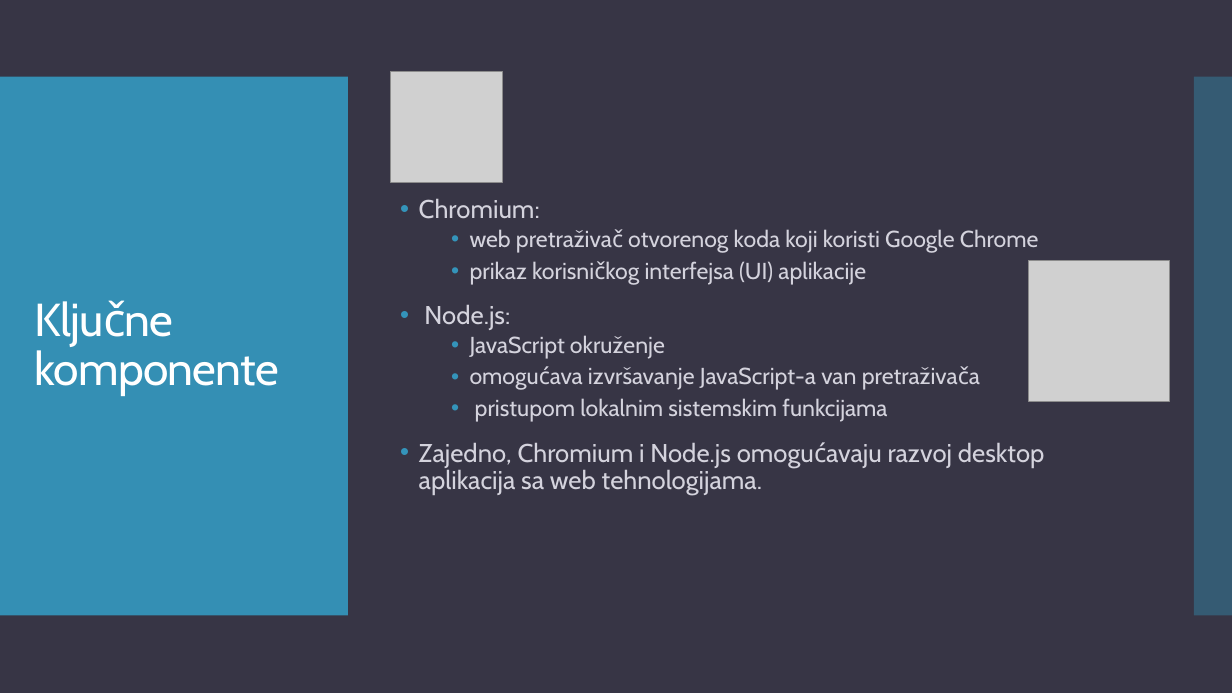
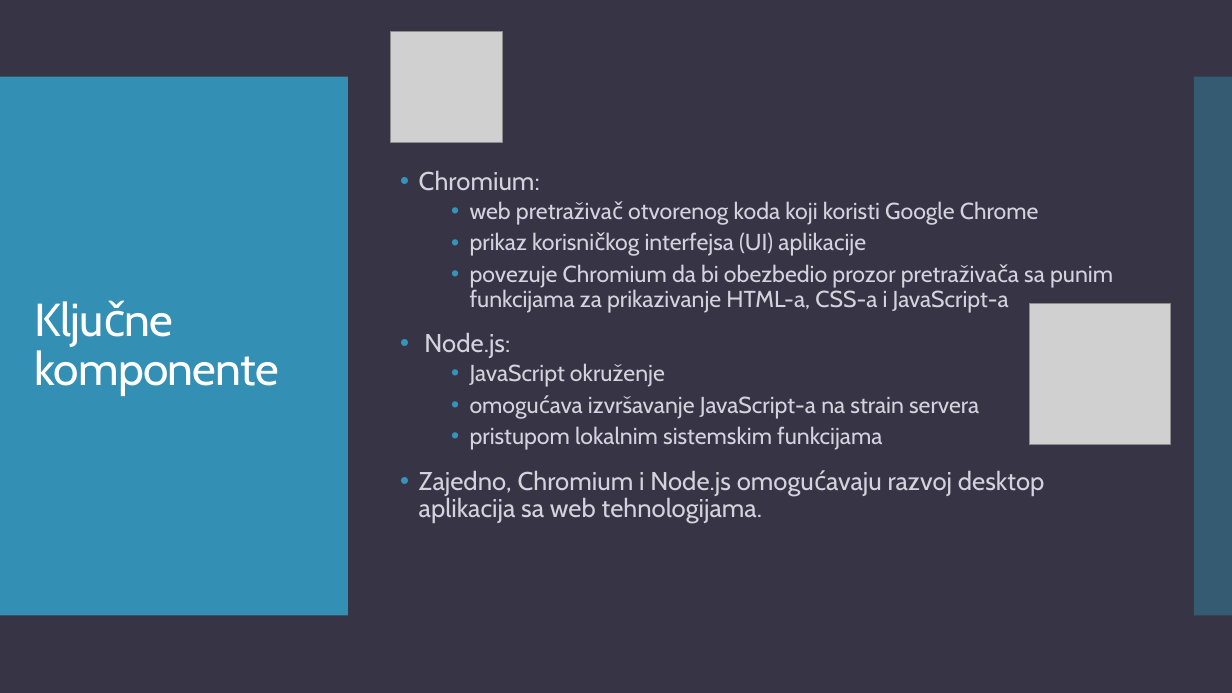
Before and after one commit to teodora18040cvetkovic/electron_react, a slide deck: slide 4 of Electron.pptx. Drawn at 1232x693 pixels with LibreOffice and Linux fonts; fonts in the diff are those of the drawing; grey boxes stand for pictures. Boxes give left, top, right and bottom in pixels: in the first picture for what was removed or moved away, otherwise in the second. Text is boxed around its words. In the diff, an @@ line names an element or a change of style, - is before the commit and + after.

```diff
--- a/Electron.pptx
+++ b/Electron.pptx
@@ picture: place and size @@
-picture at (391, 71, 502, 182)
+picture at (391, 31, 502, 142)
@@ text at (470, 264, 1113, 313): paragraph added @@
+  • povezuje Chromium da bi obezbedio prozor pretraživača sa punim funkcijama za prikazivanje HTML-a, CSS-a i JavaScript-a
@@ picture: place and size @@
-picture at (1029, 261, 1169, 401)
+picture at (1030, 304, 1170, 445)
@@ text at (588, 396, 979, 419): text changed @@
-  • omogućava izvršavanje JavaScript-a van pretraživača
+  • omogućava izvršavanje JavaScript-a na strain servera
```
Also in this commit, not shown: 14 other slides changed, 1 slide added, 1 other file.
